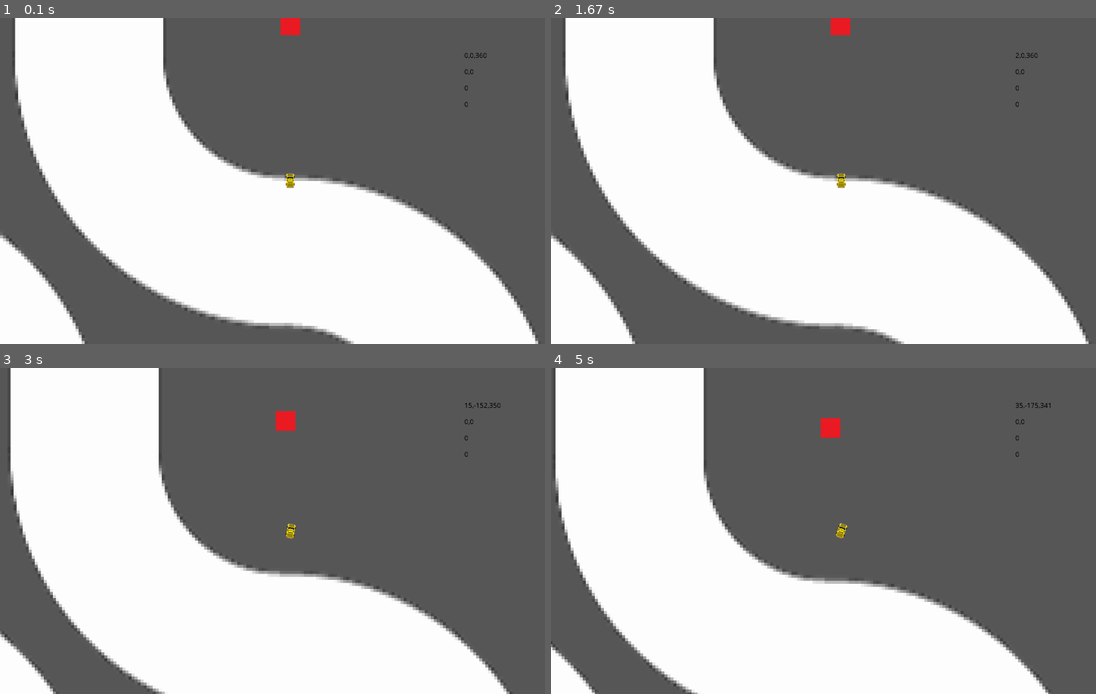
Above: before the commit, frames 1-4 (two rows, left to right).
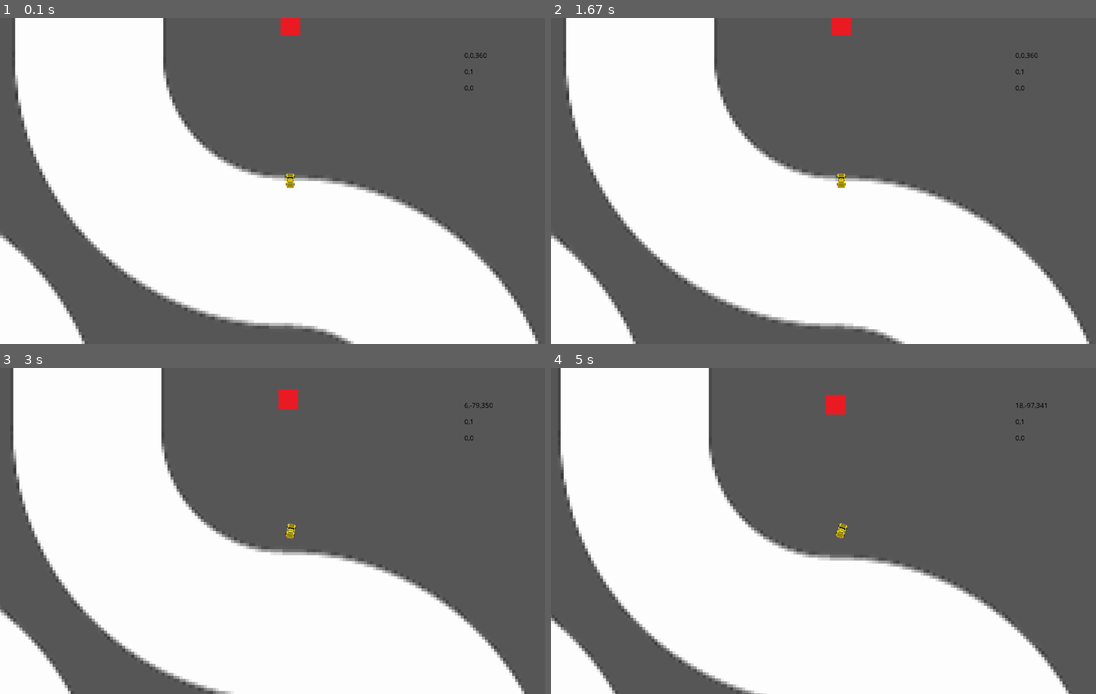
Above: after the commit, the same moments.

Repository: kurai23/Pygame
Game: pygame game, started from Race_Game_V3.py
The game is run twice, just before and just after one commit, with the same random seed, the same clock (stepped at 60 frames per second) and the same inputs.
Inputs:
- Up to frame 1 (0.1 s): no input
- Up to frame 2 (1.67 s): tap W at 0.33, 1 s; tap S at 0.67 s
- Up to frame 3 (3 s): hold Up 1.83-2.3 s; hold Right 2.33-2.8 s
- Up to frame 4 (5 s): hold Down 3.4-3.7 s; hold Left 3.73-4.13 s; hold Up 4.17-4.53 s; hold Right from 4.57 s (still down)

The runs differ from the first frame. In frame 1, less than 0.1% of the frame differs, in the area x 85-87%, y 15-28%; in frame 2, 0.6%; in frame 3, 10%; in frame 4, 11%, in the area x 0-96%, y 0-100%.

Commit message:
Add files via upload

Diff:
--- a/Race_Game_V3.py
+++ b/Race_Game_V3.py
@@ -15,6 +15,7 @@
 a = 0
 a_X, a_Y = 0,0
 s_X, s_Y = 0,0
+s_R = 90
 
 
 def limit(Varible, minV, maxV):
@@ -23,6 +24,9 @@
 # Another Don't worry about it
 def findCarCenter():
     return ((width-64)/2)-((12)*limit(((math.sin((r*0.06981317)+((3*math.pi)/2)))+1)*(0.7677650582), 0, 1)), ((height-64)/2)-((12)*limit(((math.sin((r*0.06981317)+((3*math.pi)/2)))+1)*(0.7677650582), 0, 1))
+
+def sgn(a):
+    return math.copysign(1, a)
 
 carCenter_R = findCarCenter()
 
@@ -110,6 +114,7 @@
         a -= 0.1
 
     # Slows Down Car
+
     if a > 0:
         if a < 0.05:
             a = 0
@@ -129,24 +134,38 @@
     a_Y += math.cos(math.radians(r))*a
     a_Y = limit(a_Y, -math.cos(math.radians(r))*a, math.cos(math.radians(r))*a)
     """
-    a_X = math.sin(math.radians(r))*a
-    a_Y = math.cos(math.radians(r))*a
+    a_X = math.sin(math.radians(r))
+    a_Y = math.cos(math.radians(r))
+
+    if s_Y == 0:
+            #s_R = 90
+            math.pi-(math.pi/2)*(1+sgn(s_X))*(1-sgn(int(s_Y)^2))-(math.pi/4)*((2+sgn(s_X))*sgn(s_Y))-sgn(s_X*s_Y)*math.atan(0)
+    else:
+            #s_R = math.atan(s_X/s_Y)
+            s_R = math.pi-(math.pi/2)*(1+sgn(s_X))*(1-sgn(int(s_Y)^2))-(math.pi/4)*((2+sgn(s_X))*sgn(s_Y))-sgn(s_X*s_Y)*math.atan(math.radians((abs((s_X))-abs(s_Y)))/(abs((s_X))+abs((s_Y))))
 
     # 1/(limit(abs(a), 0.0001, 10))*0.8
+
 
     if s_X < a_X:
         #s_X += ((abs(a)*-0.08)+(11.25*0.08))
-        s_X += 0.09
+        #s_X += 0.09
+        s_X += abs(math.sin((s_R)))*0.013
+        #0.0125 - 0.01125
     if s_X > a_X:
         #s_X -= ((abs(a)*-0.08)+(11.25*0.08))
-        s_X -= 0.09
+        #s_X -= 0.09
+        s_X -= abs(math.sin((s_R)))*0.013
 
     if s_Y < a_Y:
         #s_Y += ((abs(a)*-0.08)+(11.25*0.08))
-        s_Y += 0.09
+        #s_Y += 0.09
+        s_Y += abs(math.cos((s_R)))*0.013
     if s_Y > a_Y:
         #s_Y -= ((abs(a)*-0.08)+(11.25*0.08))
-        s_Y -= 0.09
+        #s_Y -= 0.09
+        s_Y -= abs(math.cos((s_R)))*0.013
+
 
     if (s_X < 1 and s_X > -1) and (a == 0):
         s_X = 0
@@ -154,12 +173,8 @@
         s_Y = 0
 
 
-    x -= s_X
-    y -= s_Y
-
-
-    # Going to Add and inertia system + Drifting
-
+    x -= s_X*a
+    y -= s_Y*a
 
 
 
@@ -173,8 +188,7 @@
 
     cordReadOut = font.render(str(round(x)) + "," + str(round(y)) + "," + str(round(r)), False, (0,0,0))
     testWrite = font.render(str(round(a_X)) + "," + str(round(a_Y)), False, (0,0,0))
-    speedXWrite = font.render(str(round(s_X)), False, (0,0,0))
-    speedYWrite = font.render(str(round(s_Y)), False, (0,0,0))
+    speedWrite = font.render(str(round(s_X)) + "," + str(round(s_Y)), False, (0,0,0))
 
     Backround_Center = (((400-5000)/2) - x, ((300-5000)/2)- y)
     findObjectCenter() # updates the rects position
@@ -183,8 +197,8 @@
     screen.blit(outerMapS, (Backround_Center))
     #screen.blit(tMapS, (Backround_Center))
     screen.blit(testWrite, (width * 0.8, height * 0.15))
-    screen.blit(speedXWrite, (width * 0.8, height * 0.2))
-    screen.blit(speedYWrite, (width * 0.8, height * 0.25))
+    screen.blit(speedWrite, (width * 0.8, height * 0.2))
+    #screen.blit(speedYWrite, (width * 0.8, height * 0.25))
     screen.blit(cordReadOut, (width * 0.8, height * 0.1))
     screen.blit(testObject, (object_Rect.center))
     screen.blit(car_image, (carCenter)) #Adds the image of the car
